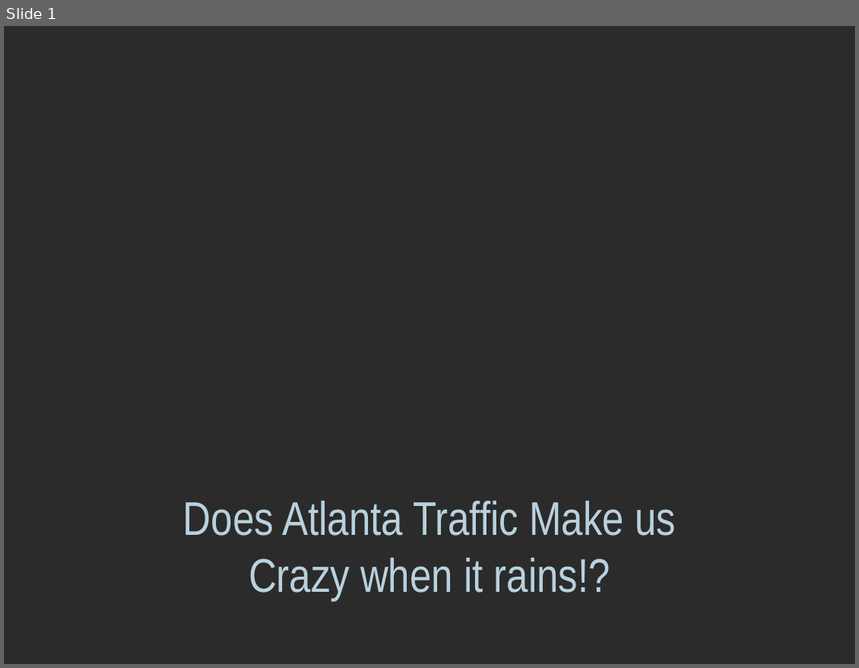
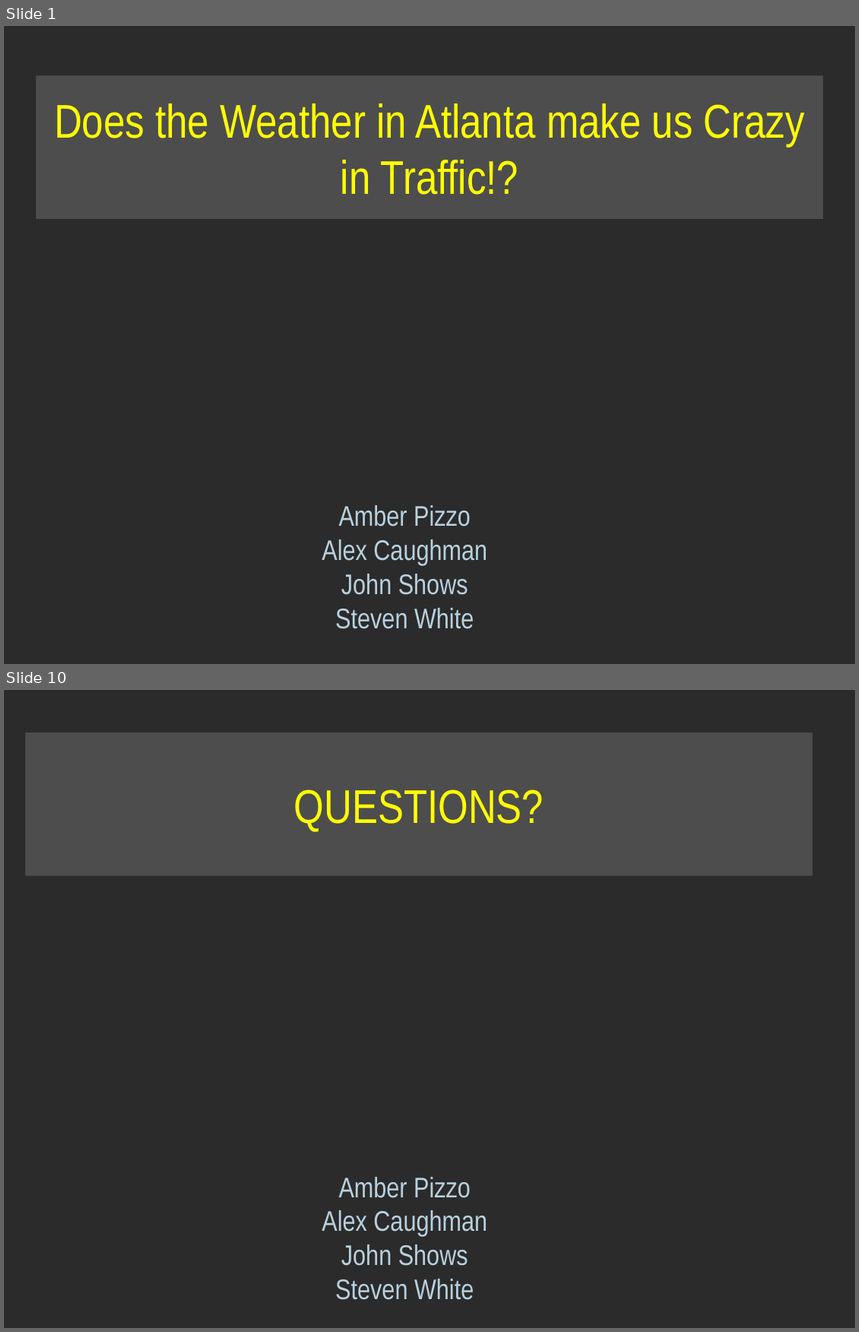
Before and after one commit to alexcaughman/iteration_station, a slide deck: Atlanta Traffic PPT.pptx. Shown one above the other, each under a label of ours: slide 1 before the commit, slides 1 and 10 after it; the slides between them are not shown. The pictures are 859x668 and 859x1332 pixels, drawn with LibreOffice and Linux fonts; fonts in the diff are those of the drawing; background and template pictures are left out; a plain dark background stands for a picture behind light text. Boxes give left, top, right and bottom in pixels: in the first picture for what was removed or moved away, otherwise in the second. Text is boxed around its words. In the diff, an @@ line names an element or a change of style, - is before the commit and + after.

```diff
--- a/Atlanta Traffic PPT.pptx
+++ b/Atlanta Traffic PPT.pptx
@@ slide 10 added at [4,690,855,1328], background picture (left out) @@
@@ title added at [25,733,813,875], fill #7A7A7A at 44% opacity, 40 pt, text #FFFF00 @@
+QUESTIONS?
@@ text added at [322,1177,487,1300], 24 pt, text #B9D1DF @@
+Amber Pizzo
+Alex Caughman
+John Shows
+Steven White
@@ slide 1 changed as well @@
@@ title "Does the Weather in Atlanta ...": place and size @@
-title "Does the Weather in Atlanta ..." at [183,501,676,601]
+title "Does the Weather in Atlanta ..." at [37,75,824,218]
@@ title "Does the Weather in Atlanta ..." at [37,75,824,218]: fill none to #7A7A7A at 44% opacity @@
@@ title at [54,104,805,195]: text changed; text colour #B9D1DF to #FFFF00 @@
-Does Atlanta Traffic Make us Crazy when it rains!?
+Does the Weather in Atlanta make us Crazy in Traffic!?
@@ text added at [322,506,487,629], 24 pt, text #B9D1DF @@
+Amber Pizzo
+Alex Caughman
+John Shows
+Steven White
```
Also in this commit, not shown: 8 other slides added, 1 slide removed, 1 other file.
